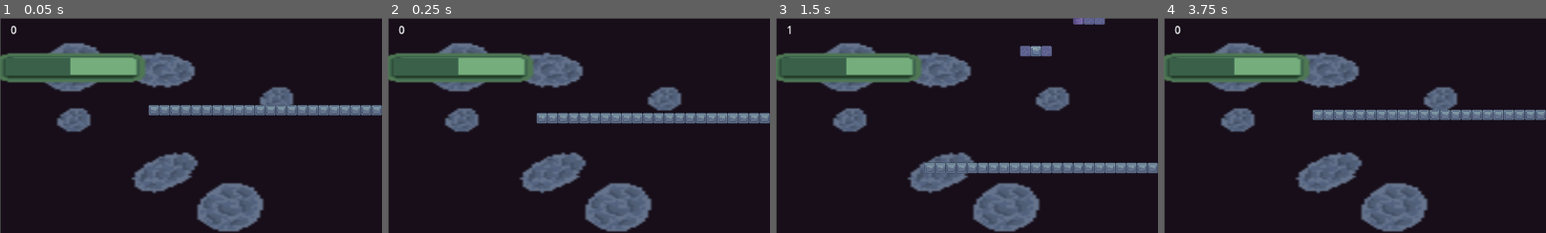
Above: before the commit, frames 1-4 (left to right).
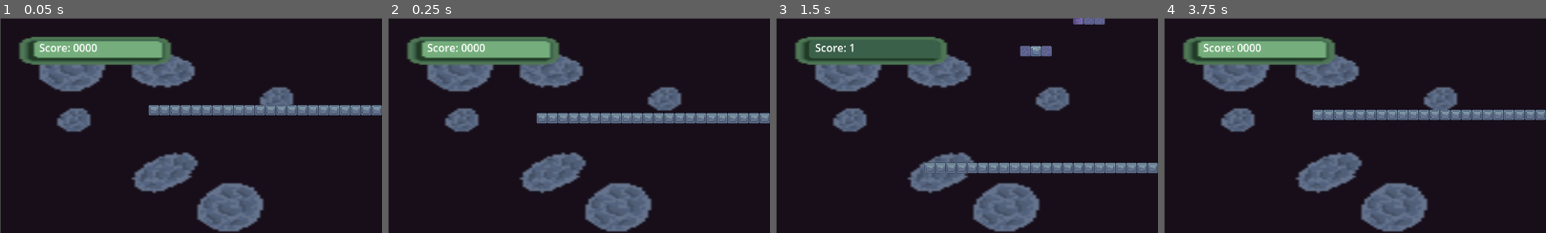
Above: after the commit, the same moments.

Repository: ScoreSpaceGameJam-SpaceGame/SpaceGame
Game: Godot game, scene res://levels/main_level/main_level.tscn
Same seed, same stepped clock (60 frames per second), same inputs: the game is played once before the commit and once after it. Sound files missing from this copy of the repository are replaced by a short silence.
Inputs (mouse positions are % of the whole screen's width and height, from its top left):
- Up to frame 1 (0.05 s): no input
- Up to frame 2 (0.25 s): no input
- Up to frame 3 (1.5 s): move the mouse to (72, 45) at 0.52 s; hold D (MoveRight) from 0.53 s (still down); click (72, 45) at 0.6 s; move the mouse to (30, 55) at 1.27 s; tap Space (Teleport) at 1.35 s
- Up to frame 4 (3.75 s): move the mouse to (60, 28) at 2.02 s; release D (MoveRight) at 2.03 s; hold A (MoveLeft) 2.03-2.75 s; click (60, 28) at 2.1 s; click "Reset Score" at 2.75 s; click "Play" at 3.5 s
The pictures show only the part of the screen within x 0-50%, y 0-50%; the shares and areas given below are measured in that part.

The runs differ from the first frame. In frame 1, 8.1% of the frame differs, in the area x 0-45%, y 3-31%; in frame 2, 8.1%; in frame 3, 7.6%; in frame 4, 8.1%.
Error before the commit: Attempt to call function 'get_var' in base 'null instance' on a null instance. (res://globals/global.gd:20)

Commit message:
Added score bar

Diff:
--- a/globals/global.gd
+++ b/globals/global.gd
@@ -1,9 +1,11 @@
 extends Node
 
-var current_score
+var current_score: int
+var high_score: int
 
 func game_over():
 	if get_high_score() < current_score:
+		high_score = current_score
 		save_score(current_score)
 
 	call_deferred("change_to_menu")
@@ -15,6 +17,14 @@
 	var save_file = FileAccess.open("user://highscore.save", FileAccess.WRITE)
 	save_file.store_var(score)
 
+## Get's the high score from file system and sets the variable in global
+## Returns the high score so you can set local variables
 func get_high_score() -> int:
 	var save_file = FileAccess.open("user://highscore.save", FileAccess.READ)
-	return int(save_file.get_var())
+
+	if not save_file:
+		high_score = 0
+		return 0
+
+	high_score = int(save_file.get_var())
+	return high_score
--- a/levels/main_level/main_level.gd
+++ b/levels/main_level/main_level.gd
@@ -21,6 +21,9 @@
 	tile_map_layers.push_back($InitialTileMapLayer)
 	generate_new_tile_map_layer()
 	Global.current_score = 0
+
+	if not Global.high_score:
+		Global.get_high_score()
 
 func restart_music() -> void:
 	audio_stream.play()
@@ -66,7 +69,9 @@
 
 func _on_update_score() -> void:
 	Global.current_score += 1
-	$CanvasLayer/Control/Score.text = str(Global.current_score)
+	$CanvasLayer/Control/ProgressBar/Score.text = "Score: %s" % str(Global.current_score)
+	$CanvasLayer/Control/ProgressBar.value = clamp(float(Global.current_score) / float(Global.high_score), 0, 1)
+
 	$ScoreTimer.start()
 
 
--- a/levels/main_level/main_level.tscn
+++ b/levels/main_level/main_level.tscn
@@ -24,13 +24,17 @@
 
 [sub_resource type="StyleBoxTexture" id="StyleBoxTexture_xnmhm"]
 texture = ExtResource("5_xensf")
-expand_margin_left = 40.0
-expand_margin_top = 20.0
-expand_margin_right = 40.0
-expand_margin_bottom = 23.0
+expand_margin_left = 47.0
+expand_margin_top = 18.0
+expand_margin_right = 37.0
+expand_margin_bottom = 22.0
 
 [sub_resource type="StyleBoxFlat" id="StyleBoxFlat_411i7"]
 bg_color = Color(0.227451, 0.376471, 0.290196, 1)
+corner_radius_top_left = 6
+corner_radius_top_right = 6
+corner_radius_bottom_right = 6
+corner_radius_bottom_left = 6
 
 [node name="MainLevel" type="Node2D"]
 script = ExtResource("1_dvjk0")
@@ -100,22 +104,22 @@
 
 [node name="ProgressBar" type="ProgressBar" parent="CanvasLayer/Control"]
 layout_mode = 0
-offset_left = 7.56807
-offset_top = 59.7036
-offset_right = 204.568
-offset_bottom = 86.7036
+offset_left = 50.4538
+offset_top = 33.6359
+offset_right = 247.454
+offset_bottom = 60.6359
 theme_override_styles/background = SubResource("StyleBoxTexture_xnmhm")
 theme_override_styles/fill = SubResource("StyleBoxFlat_411i7")
-value = 50.0
+max_value = 1.0
 show_percentage = false
 
-[node name="Score" type="Label" parent="CanvasLayer/Control"]
+[node name="Score" type="Label" parent="CanvasLayer/Control/ProgressBar"]
 layout_mode = 0
-offset_left = 16.2635
-offset_top = 6.36395
-offset_right = 117.263
-offset_bottom = 41.364
-text = "0"
+offset_left = 9.36359
+offset_top = -0.840881
+offset_right = 110.364
+offset_bottom = 22.1591
+text = "Score: 0000"
 
 [node name="Sprite2D" type="Sprite2D" parent="."]
 z_index = -99
--- a/levels/menu/menu.gd
+++ b/levels/menu/menu.gd
@@ -11,4 +11,5 @@
 
 func _on_reset_score_pressed() -> void:
 	Global.save_score(0)
+	Global.high_score = 0
 	$Label.text = "High Score: 0"
